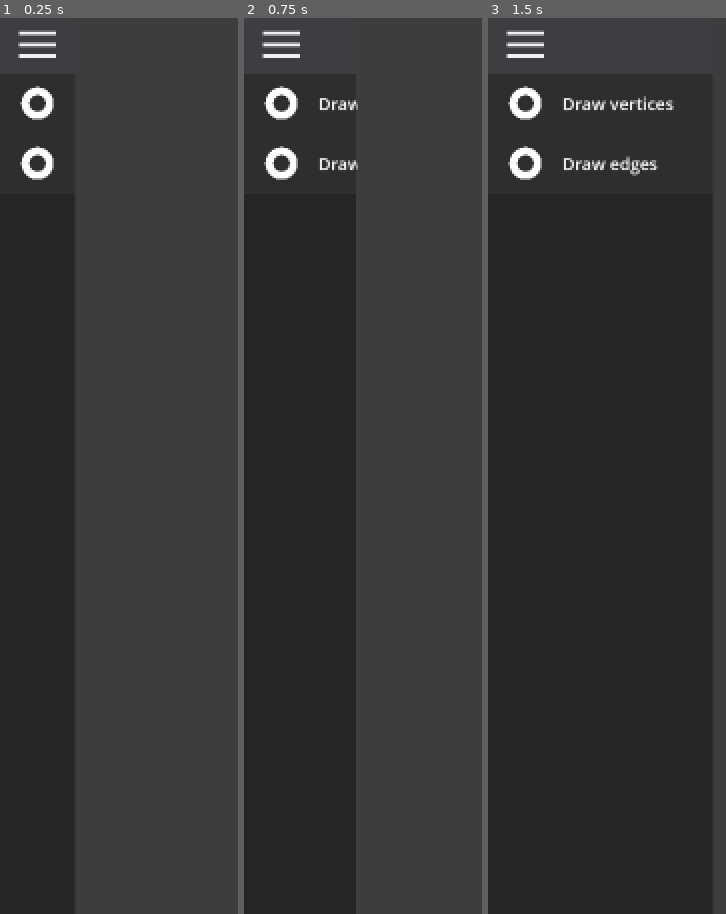
Above: before the commit, frames 1-3 (left to right).
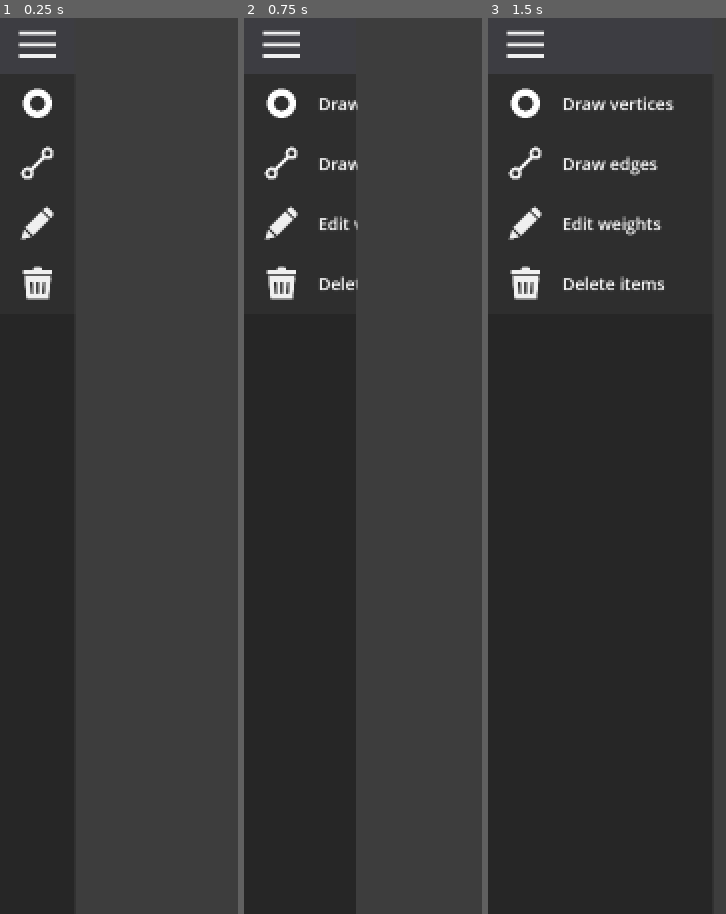
Above: after the commit, the same moments.

Repository: SergioQuintanillaGracia/graphicate
Game: Godot game, scene res://scenes/main.tscn
Two runs of this game, one before a commit and one after it. Both use one fixed random seed, a clock stepped at 60 frames per second and the inputs below.
Inputs (mouse positions are in pixels of both pictures, inside the frame that each line leads up to):
- Up to frame 1 (0.25 s): no input
- Up to frame 2 (0.75 s): tap Enter at 0.5 s; move the mouse to (282, 44) at 0.52 s; click (282, 44) at 0.67 s
- Up to frame 3 (1.5 s): tap Space at 1.25 s; move the mouse to (outside the picture) at 1.27 s; click (outside the picture) at 1.42 s

The runs differ from the first frame. In frame 1, 1.2% of the frame differs, in the area x 8-23%, y 7-32%; in frame 2, 1.5%; in frame 3, 1.9%, in the area x 8-74%, y 7-32%.

Commit message:
Buttons, icons, current_mode

Diff:
--- a/project.godot
+++ b/project.godot
@@ -10,7 +10,7 @@
 
 [application]
 
-config/name="Graphicate"
+config/name="Graphicate Alpha"
 run/main_scene="res://scenes/main.tscn"
 config/features=PackedStringArray("4.1", "GL Compatibility")
 run/low_processor_mode=true
@@ -21,6 +21,7 @@
 
 window/size/viewport_width=2560
 window/size/viewport_height=1440
+window/energy_saving/keep_screen_on=false
 
 [rendering]
 
--- a/scenes/main.tscn
+++ b/scenes/main.tscn
@@ -1,8 +1,12 @@
-[gd_scene load_steps=9 format=3 uid="uid://du1d3tijvr0d1"]
+[gd_scene load_steps=13 format=3 uid="uid://du1d3tijvr0d1"]
 
 [ext_resource type="Script" path="res://scripts/ToggleButton.gd" id="1_ea3wp"]
+[ext_resource type="Script" path="res://scripts/main.gd" id="1_rgeyl"]
 [ext_resource type="Texture2D" uid="uid://bb64in6b5xfim" path="res://icons/menu.png" id="1_vr1x3"]
 [ext_resource type="Texture2D" uid="uid://cne6ybr2gtdny" path="res://icons/vertex_icon.png" id="2_iww1y"]
+[ext_resource type="Texture2D" uid="uid://bvgn3kn7lb2m2" path="res://icons/edit_icon.png" id="4_lvvfh"]
+[ext_resource type="Texture2D" uid="uid://lktc6l41jksx" path="res://icons/edge_icon.png" id="5_ri6rr"]
+[ext_resource type="Texture2D" uid="uid://co313xvcx5xby" path="res://icons/delete_icon.png" id="6_g2uue"]
 
 [sub_resource type="StyleBoxFlat" id="StyleBoxFlat_6f24n"]
 bg_color = Color(0.14902, 0.14902, 0.14902, 1)
@@ -54,6 +58,7 @@
 anchor_bottom = 1.0
 grow_horizontal = 2
 grow_vertical = 2
+script = ExtResource("1_rgeyl")
 
 [node name="bg" type="ColorRect" parent="."]
 layout_mode = 1
@@ -128,9 +133,9 @@
 mouse_filter = 2
 color = Color(0.180392, 0.180392, 0.180392, 1)
 
-[node name="VertexIcon" type="Sprite2D" parent="HBoxContainer/Sidebar/VBoxContainer/TopContainer/DrawVertexButton"]
-position = Vector2(60, 47)
-scale = Vector2(0.2, 0.2)
+[node name="Icon" type="Sprite2D" parent="HBoxContainer/Sidebar/VBoxContainer/TopContainer/DrawVertexButton"]
+position = Vector2(60, 47)
+scale = Vector2(0.18, 0.18)
 texture = ExtResource("2_iww1y")
 
 [node name="Label" type="Label" parent="HBoxContainer/Sidebar/VBoxContainer/TopContainer/DrawVertexButton"]
@@ -161,10 +166,10 @@
 mouse_filter = 2
 color = Color(0.180392, 0.180392, 0.180392, 1)
 
-[node name="EdgeIcon" type="Sprite2D" parent="HBoxContainer/Sidebar/VBoxContainer/TopContainer/DrawEdgeButton"]
-position = Vector2(60, 47)
-scale = Vector2(0.2, 0.2)
-texture = ExtResource("2_iww1y")
+[node name="Icon" type="Sprite2D" parent="HBoxContainer/Sidebar/VBoxContainer/TopContainer/DrawEdgeButton"]
+position = Vector2(60, 47)
+scale = Vector2(0.4, 0.4)
+texture = ExtResource("5_ri6rr")
 
 [node name="Label" type="Label" parent="HBoxContainer/Sidebar/VBoxContainer/TopContainer/DrawEdgeButton"]
 layout_mode = 1
@@ -177,6 +182,72 @@
 offset_bottom = 20.0
 grow_vertical = 2
 text = "Draw edges"
+label_settings = SubResource("LabelSettings_l51oh")
+vertical_alignment = 1
+
+[node name="EditButton" type="Control" parent="HBoxContainer/Sidebar/VBoxContainer/TopContainer"]
+custom_minimum_size = Vector2(120, 96)
+layout_mode = 2
+
+[node name="ColorRect" type="ColorRect" parent="HBoxContainer/Sidebar/VBoxContainer/TopContainer/EditButton"]
+layout_mode = 1
+anchors_preset = 15
+anchor_right = 1.0
+anchor_bottom = 1.0
+grow_horizontal = 2
+grow_vertical = 2
+mouse_filter = 2
+color = Color(0.180392, 0.180392, 0.180392, 1)
+
+[node name="Icon" type="Sprite2D" parent="HBoxContainer/Sidebar/VBoxContainer/TopContainer/EditButton"]
+position = Vector2(60, 47)
+scale = Vector2(0.4, 0.4)
+texture = ExtResource("4_lvvfh")
+
+[node name="Label" type="Label" parent="HBoxContainer/Sidebar/VBoxContainer/TopContainer/EditButton"]
+layout_mode = 1
+anchors_preset = 4
+anchor_top = 0.5
+anchor_bottom = 0.5
+offset_left = 119.0
+offset_top = -20.0
+offset_right = 306.0
+offset_bottom = 20.0
+grow_vertical = 2
+text = "Edit weights"
+label_settings = SubResource("LabelSettings_l51oh")
+vertical_alignment = 1
+
+[node name="DeleteButton" type="Control" parent="HBoxContainer/Sidebar/VBoxContainer/TopContainer"]
+custom_minimum_size = Vector2(120, 96)
+layout_mode = 2
+
+[node name="ColorRect" type="ColorRect" parent="HBoxContainer/Sidebar/VBoxContainer/TopContainer/DeleteButton"]
+layout_mode = 1
+anchors_preset = 15
+anchor_right = 1.0
+anchor_bottom = 1.0
+grow_horizontal = 2
+grow_vertical = 2
+mouse_filter = 2
+color = Color(0.180392, 0.180392, 0.180392, 1)
+
+[node name="Icon" type="Sprite2D" parent="HBoxContainer/Sidebar/VBoxContainer/TopContainer/DeleteButton"]
+position = Vector2(60, 47)
+scale = Vector2(0.4, 0.4)
+texture = ExtResource("6_g2uue")
+
+[node name="Label" type="Label" parent="HBoxContainer/Sidebar/VBoxContainer/TopContainer/DeleteButton"]
+layout_mode = 1
+anchors_preset = 4
+anchor_top = 0.5
+anchor_bottom = 0.5
+offset_left = 119.0
+offset_top = -20.0
+offset_right = 306.0
+offset_bottom = 20.0
+grow_vertical = 2
+text = "Delete items"
 label_settings = SubResource("LabelSettings_l51oh")
 vertical_alignment = 1
 
@@ -190,3 +261,7 @@
 }
 
 [connection signal="gui_input" from="HBoxContainer/Sidebar/VBoxContainer/TopContainer/ToggleButton" to="HBoxContainer/Sidebar/VBoxContainer/TopContainer/ToggleButton" method="_on_gui_input"]
+[connection signal="gui_input" from="HBoxContainer/Sidebar/VBoxContainer/TopContainer/DrawVertexButton" to="." method="_on_draw_vertex_button_gui_input"]
+[connection signal="gui_input" from="HBoxContainer/Sidebar/VBoxContainer/TopContainer/DrawEdgeButton" to="." method="_on_draw_edge_button_gui_input"]
+[connection signal="gui_input" from="HBoxContainer/Sidebar/VBoxContainer/TopContainer/EditButton" to="." method="_on_edit_button_gui_input"]
+[connection signal="gui_input" from="HBoxContainer/Sidebar/VBoxContainer/TopContainer/DeleteButton" to="." method="_on_delete_button_gui_input"]
--- /dev/null
+++ b/scripts/main.gd
@@ -0,0 +1,45 @@
+extends Control
+
+
+const MODE_DRAW_VERTICES: int = 0
+const MODE_DRAW_EDGES: int = 1
+const MODE_EDIT: int = 2
+const MODE_DELETE: int = 3
+
+var current_mode: int
+
+
+func _ready():
+	current_mode = MODE_DRAW_VERTICES
+
+
+func _process(_delta):
+	pass
+
+
+func _on_draw_vertex_button_gui_input(event):
+	if event is InputEventMouseButton:
+		if event.get_button_index() == 1 && event.is_pressed():
+			current_mode = MODE_DRAW_VERTICES
+			print("Changed mode to " + str(current_mode))
+
+
+func _on_draw_edge_button_gui_input(event):
+	if event is InputEventMouseButton:
+		if event.get_button_index() == 1 && event.is_pressed():
+			current_mode = MODE_DRAW_EDGES
+			print("Changed mode to " + str(current_mode))
+
+
+func _on_edit_button_gui_input(event):
+	if event is InputEventMouseButton:
+		if event.get_button_index() == 1 && event.is_pressed():
+			current_mode = MODE_EDIT
+			print("Changed mode to " + str(current_mode))
+
+
+func _on_delete_button_gui_input(event):
+	if event is InputEventMouseButton:
+		if event.get_button_index() == 1 && event.is_pressed():
+			current_mode = MODE_DELETE
+			print("Changed mode to " + str(current_mode))
Binary file added: icons/delete_icon.png
Not shown, added: icons/delete_icon.png.import
Binary file added: icons/edge_icon.png
Not shown, added: icons/edge_icon.png.import
Binary file added: icons/edit_icon.png
Not shown, added: icons/edit_icon.png.import
Binary file changed: icons/vertex_icon.png
